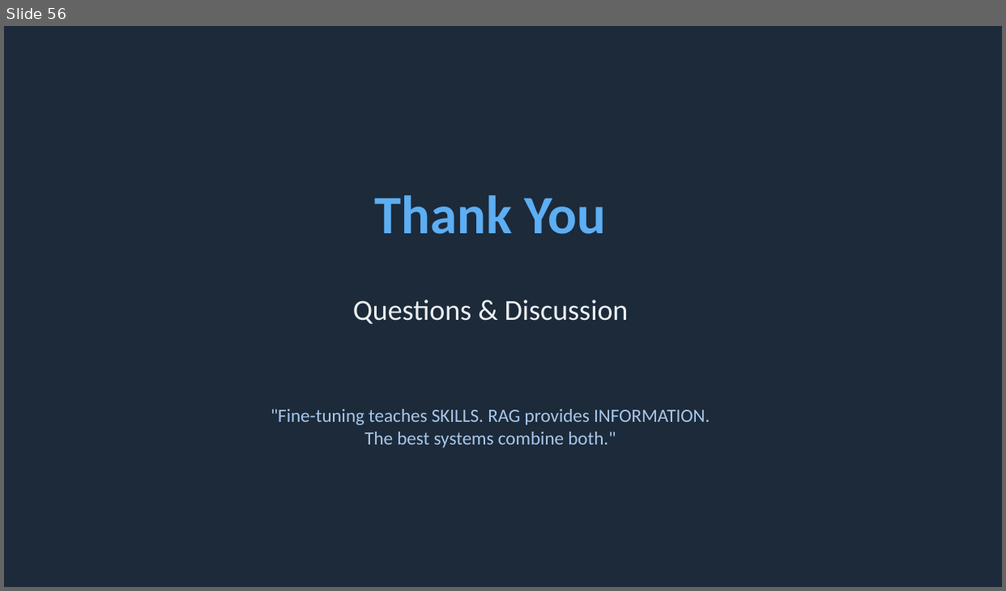
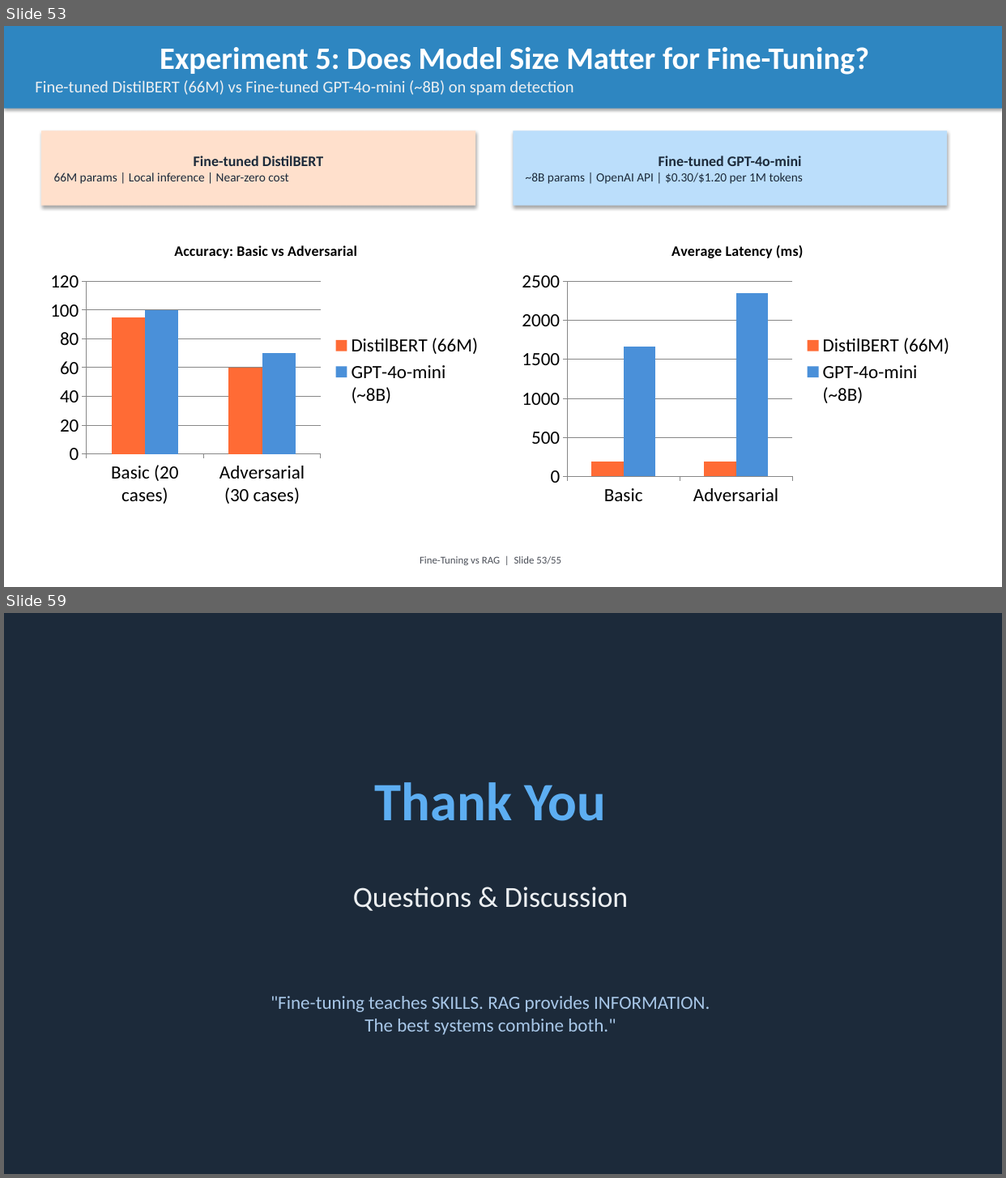
Before and after one commit to intelliswarm-ai/finetune-vs-rag, a slide deck: presentation.pptx. Shown one above the other, each under a label of ours: slide 56 before the commit, slides 53 and 59 after it; the slides between them are not shown. The pictures are 1006x591 and 1006x1178 pixels, drawn with LibreOffice and Linux fonts; fonts in the diff are those of the drawing. Boxes give left, top, right and bottom in pixels: in the first picture for what was removed or moved away, otherwise in the second. Text is boxed around its words. In the diff, an @@ line names an element or a change of style, - is before the commit and + after.

Commit message:
fear(finetune vs rag): Model family benchmark gpt-4o-mini

```diff
--- a/presentation.pptx
+++ b/presentation.pptx
@@ slide 53 added at [4, 26, 1002, 587], background #FFFFFF @@
@@ rectangle added at [4, 26, 1002, 109], fill #2E86C1, 16 pt, text #ECEFF1 @@
+Experiment 5: Does Model Size Matter for Fine-Tuning?
+Fine-tuned DistilBERT (66M) vs Fine-tuned GPT-4o-mini (~8B) on spam detection
@@ rectangle added at [41, 130, 475, 206], fill #FFE0CC, 12 pt, text #1C2A3A @@
+Fine-tuned DistilBERT
+66M params | Local inference | Near-zero cost
@@ rectangle added at [513, 130, 948, 206], fill #BBDEFB, 12 pt, text #1C2A3A @@
+Fine-tuned GPT-4o-mini
+~8B params | OpenAI API | $0.30/$1.20 per 1M tokens
@@ column chart added at [41, 228, 491, 513] @@
+title "Accuracy: Basic vs Adversarial"
+categories: Basic (20 cases), Adversarial (30 cases)
+DistilBERT (66M): 95, 60
+GPT-4o-mini (~8B): 100, 70
@@ column chart added at [513, 228, 962, 513] @@
+title "Average Latency (ms)"
+categories: Basic, Adversarial
+DistilBERT (66M): 190, 190
+GPT-4o-mini (~8B): 1670, 2350
@@ text added at [420, 557, 561, 565], 10 pt, text #4A4E57 @@
+Fine-Tuning vs RAG | Slide 53/55
@@ what was slide 56 is now slide 59 @@
```
Also in this commit, not shown: 3 slides changed, 2 other slides added, 3 other files.
